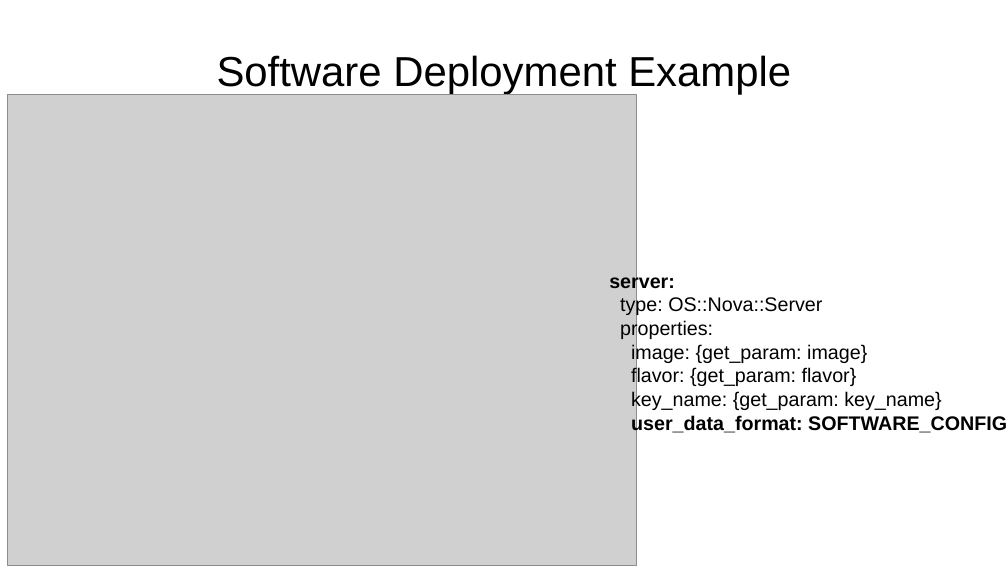
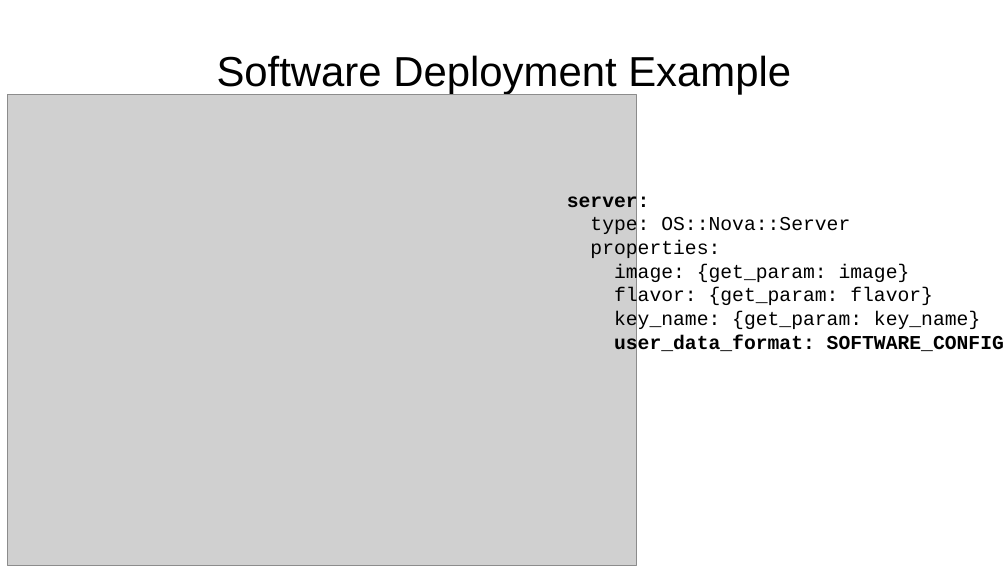
Before and after one commit to zaneb/presentations, a slide deck: slide 12 of Heat_Beyond_Basics.odp. Drawn at 1008x567 pixels with LibreOffice and Linux fonts; fonts in the diff are those of the drawing; grey boxes stand for pictures; background and template pictures are left out. Boxes give left, top, right and bottom in pixels: in the first picture for what was removed or moved away, otherwise in the second. Text is boxed around its words. In the diff, an @@ line names an element or a change of style, - is before the commit and + after.

Commit message:
Fix up fonts and switch Steves

```diff
--- a/Heat_Beyond_Basics.odp
+++ b/Heat_Beyond_Basics.odp
@@ text "server:": place and size @@
-text "server:" at (609, 273, 1007, 434)
+text "server:" at (567, 193, 1004, 355)
@@ text "server:" at (567, 193, 1004, 355): font Arial to Courier New @@
```
Also in this commit, not shown: 6 other slides changed.
